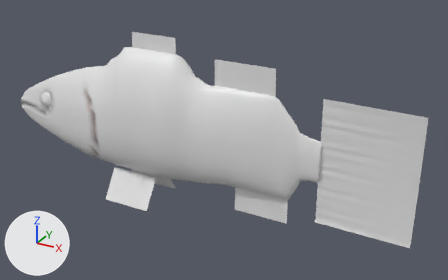
Before and after pictures for a commit that changed the glTF model public/models/fish2/bass.glb.
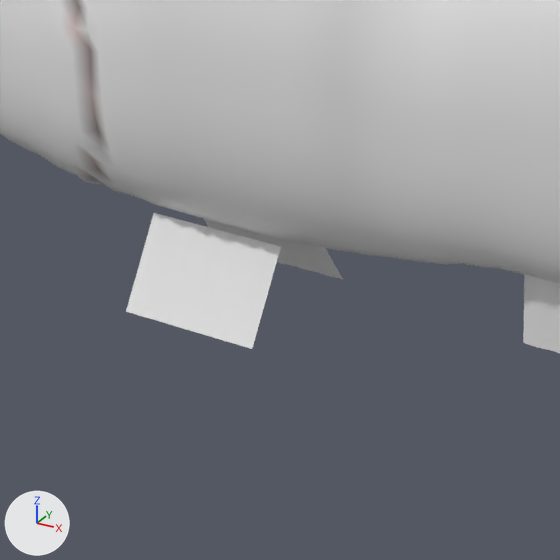
Old and new are each drawn whole from a 50 mm lens placed at (1.176, -1.059, 0.527), pointed at (0.577, 0.03, -0.018) and again close up on the part from 14% to 55% of the width and 35% to 100% of the height. The axes (+X, +Y, +Z) are drawn at lower left. The lights are the same throughout. The first two pictures are the older version.

Names of what the first close-up shows: 'fish_bass'.
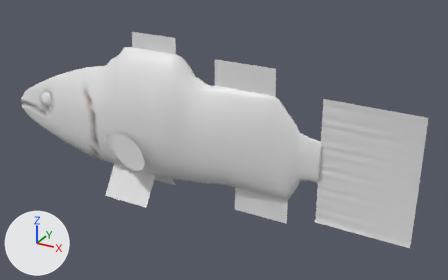
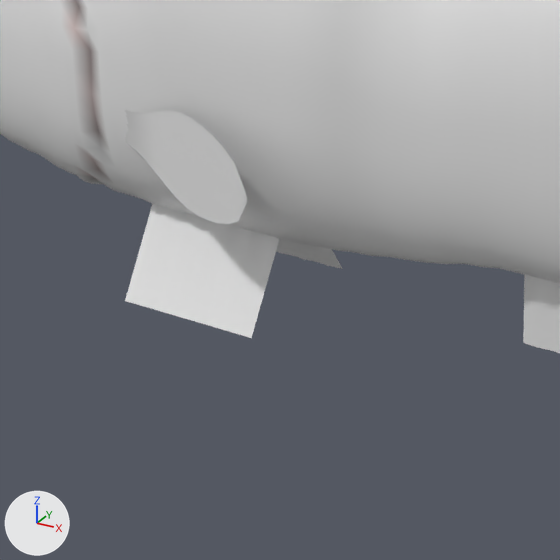
The change, as a list of edits to the scene's bpy script:
```text
Change me_fish_bass:
    used by ob_fish_bass; location = (0.0, 0.0, 0.0)
    remove me_fish_bass.from_pydata(...)  # 6768 vertices, 13124 faces; spans x -0.001..1.002, y -0.062..0.062, z -0.192..0.204
    add me_fish_bass.from_pydata(...)  # 7002 vertices, 13508 faces; spans x -0.001..1.002, y -0.101..0.101, z -0.183..0.204
    me_fish_bass part 1: a new loose piece of 117 vertices spanning x 0.315..0.458, y -0.101..-0.054, z -0.08..-0.004, in mat_fish_fin
    me_fish_bass part 2: 374 vertices moved from x 0.308..0.426, y -0.062..0.062, z -0.192..-0.124 to x 0.308..0.426, y -0.062..0.062, z -0.183..-0.115
    other edits to the shape of me_fish_bass do not show in these pictures
```

Boxes (x1, y1, x2, y2) around the edits, measured in the close-ups (560 x 560 px; the box of a moved part takes in the faces that stretch with it):
part 1 of me_fish_bass, added
    after: (125, 110, 248, 224)
part 2 of me_fish_bass, moved or reshaped
    before: (126, 213, 343, 349)
    after: (125, 203, 343, 338)
